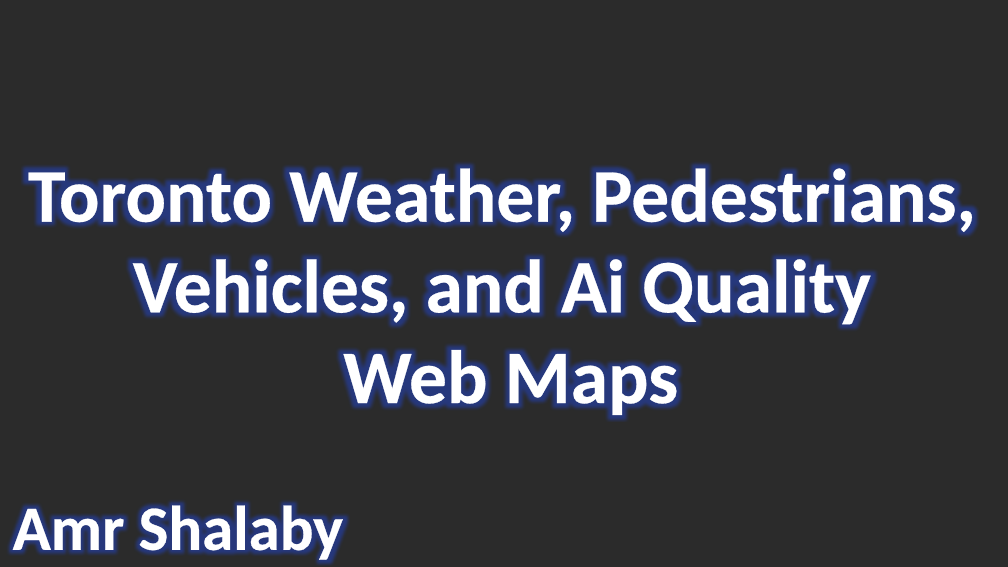
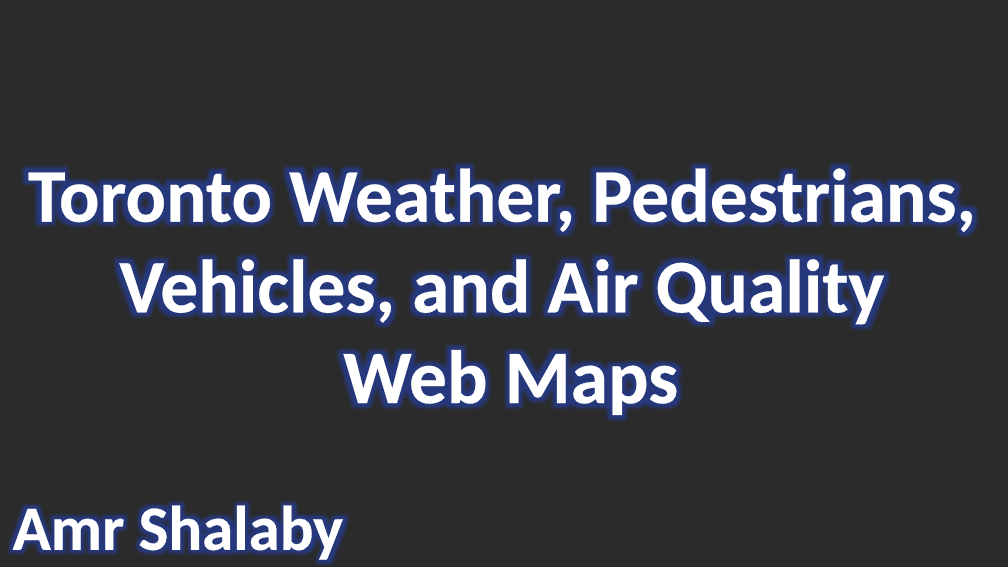
Before and after one commit to shalabyamr/Web_Maps_with_Auto_ML_Forecasts, a slide deck: slide 1 of Report/Pipeline_Process.pptx. Drawn at 1008x567 pixels with LibreOffice and Linux fonts; fonts in the diff are those of the drawing; background and template pictures are left out; a plain dark background stands for a picture behind light text. Boxes give left, top, right and bottom in pixels: in the first picture for what was removed or moved away, otherwise in the second. Text is boxed around its words. In the diff, an @@ line names an element or a change of style, - is before the commit and + after.

```diff
--- a/Report/Pipeline_Process.pptx
+++ b/Report/Pipeline_Process.pptx
@@ text at (x1=119, y1=249, x2=885, y2=329): text changed @@
-Vehicles, and Ai Quality
+Vehicles, and Air Quality
```
Also in this commit, not shown: 4 other files.
